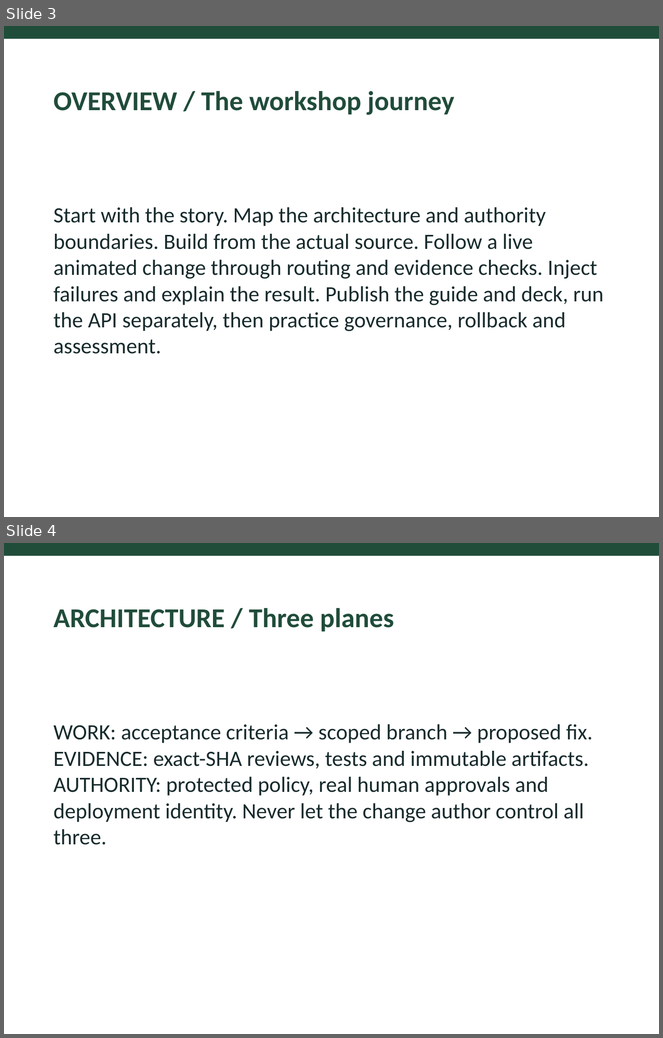
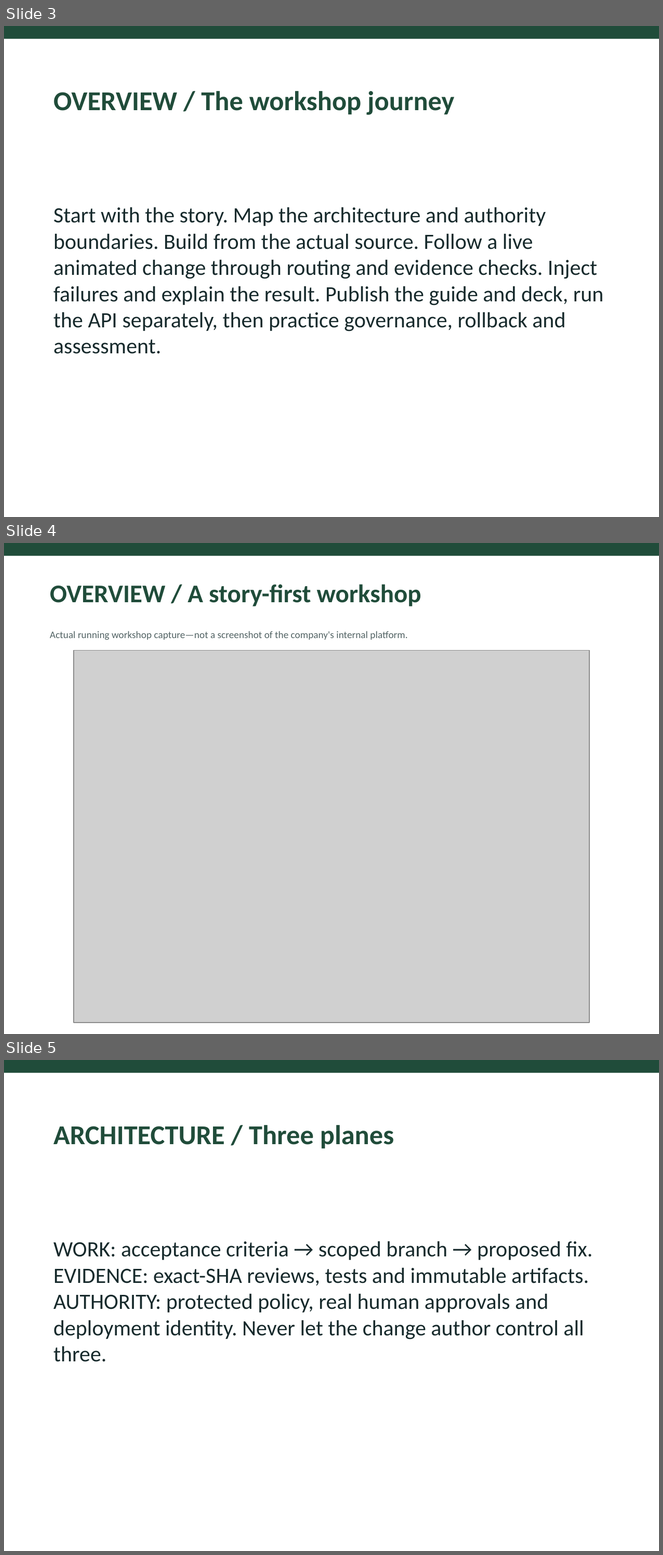
Before and after one commit to ibranibeny/agentic-sdlc-l400, a slide deck: presentations/agentic-sdlc-l400.pptx. Shown one above the other, each under a label of ours: slides 3 and 4 before the commit, slides 3, 4 and 5 after it. The pictures are 663x1038 and 663x1555 pixels, drawn with LibreOffice and Linux fonts; fonts in the diff are those of the drawing; grey boxes stand for pictures. Boxes give left, top, right and bottom in pixels: in the first picture for what was removed or moved away, otherwise in the second. Text is boxed around its words. In the diff, an @@ line names an element or a change of style, - is before the commit and + after.

```diff
--- a/presentations/agentic-sdlc-l400.pptx
+++ b/presentations/agentic-sdlc-l400.pptx
@@ slide 4 added at bbox=[4, 543, 659, 1034], background #FFFFFF @@
@@ rectangle added at bbox=[4, 543, 659, 556], fill #204C3A @@
@@ text added at bbox=[50, 584, 422, 606], 28 pt, text #204C3A, bold @@
+OVERVIEW / A story-first workshop
@@ text added at bbox=[50, 631, 408, 640], 11 pt, text #526364 @@
+Actual running workshop capture—not a screenshot of the company's internal platform.
@@ picture added at bbox=[74, 651, 589, 1023] @@
@@ what was slide 4 is now slide 5 @@
```
Also in this commit, not shown: 7 other slides added, 3 other files.
